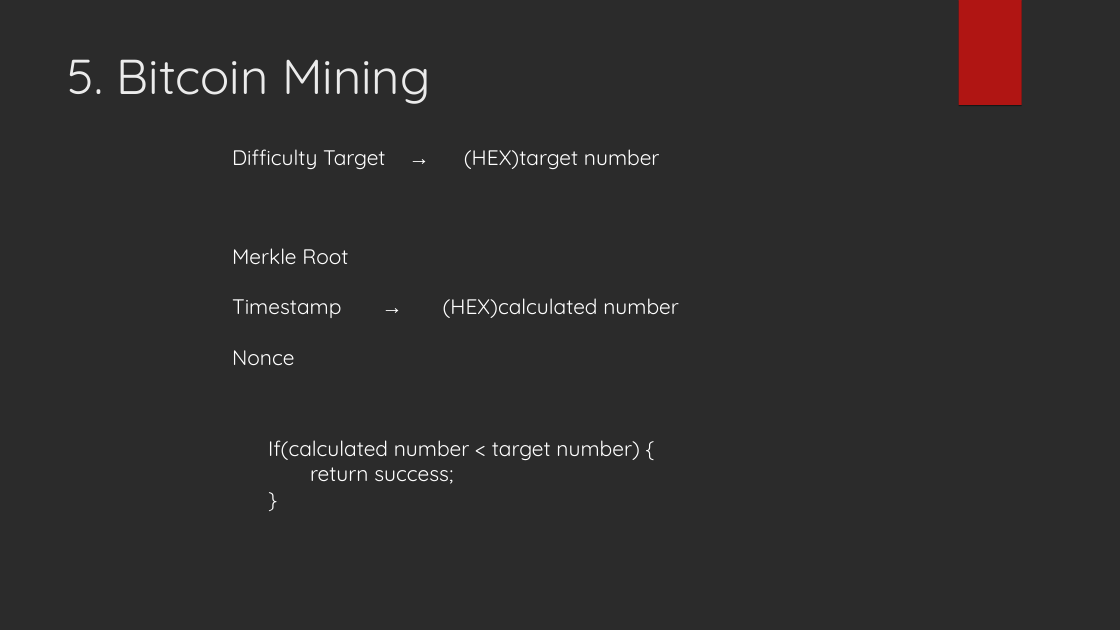
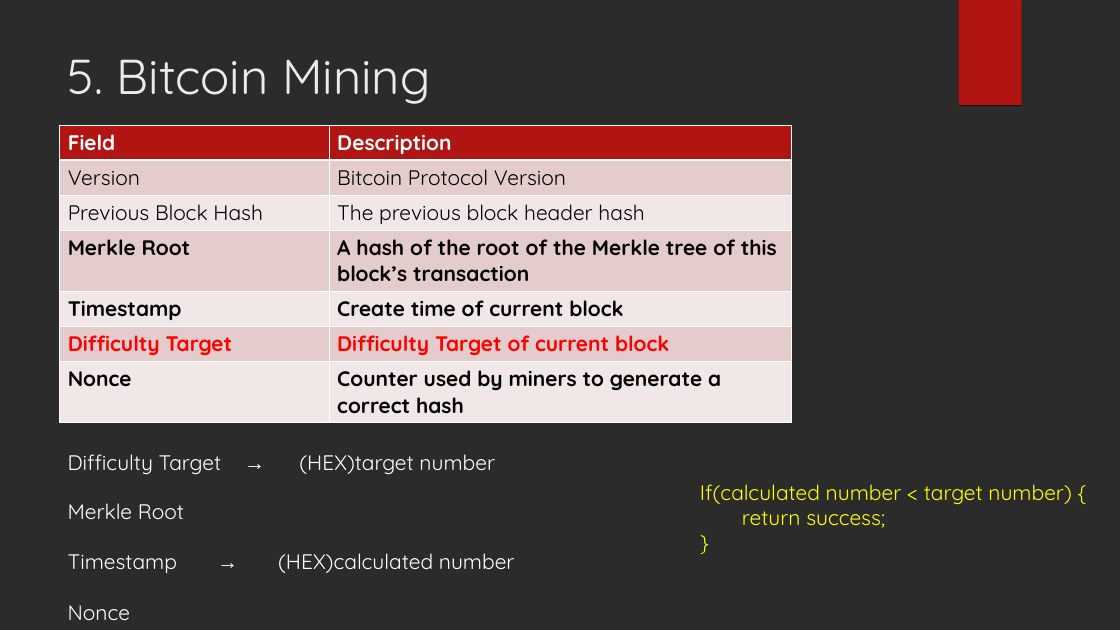
Before and after one commit to ddlzoe/PersonalBlog, a slide deck: slide 9 of Blockchain.ppt (slide 11 before the commit). Drawn at 1120x630 pixels with LibreOffice and Linux fonts; fonts in the diff are those of the drawing; background and template pictures are left out; a plain dark background stands for a picture behind light text. Boxes give left, top, right and bottom in pixels: in the first picture for what was removed or moved away, otherwise in the second. Text is boxed around its words. In the diff, an @@ line names an element or a change of style, - is before the commit and + after.

```diff
--- a/Blockchain.ppt
+++ b/Blockchain.ppt
@@ table added at box(60, 125, 791, 421), 7 rows, 2 columns @@
+Field | Description
+Version | Bitcoin Protocol Version
+Previous Block Hash | The previous block header hash
+Merkle Root | A hash of the root of the Merkle tree of this block’s transaction
+Timestamp | Create time of current block
+Difficulty Target | Difficulty Target of current block
+Nonce | Counter used by miners to generate a correct hash
@@ text "Difficulty Target → (HEX)target number": place and size @@
-text "Difficulty Target → (HEX)target number" at box(232, 149, 660, 169)
+text "Difficulty Target → (HEX)target number" at box(68, 454, 495, 474)
@@ text "If(calculated number < target number) ...": place and size @@
-text "If(calculated number < target number) ..." at box(268, 440, 639, 484)
+text "If(calculated number < target number) ..." at box(700, 484, 1071, 528)
@@ text "If(calculated number < target number) ..." at box(700, 484, 1071, 528): text colour #FFFFFF to #FFFF00 @@
@@ text "Merkle Root" rewrapped from box(232, 248, 679, 365) to box(68, 503, 515, 573) @@
```
Also in this commit, not shown: 3 other slides changed, 2 slides removed.
